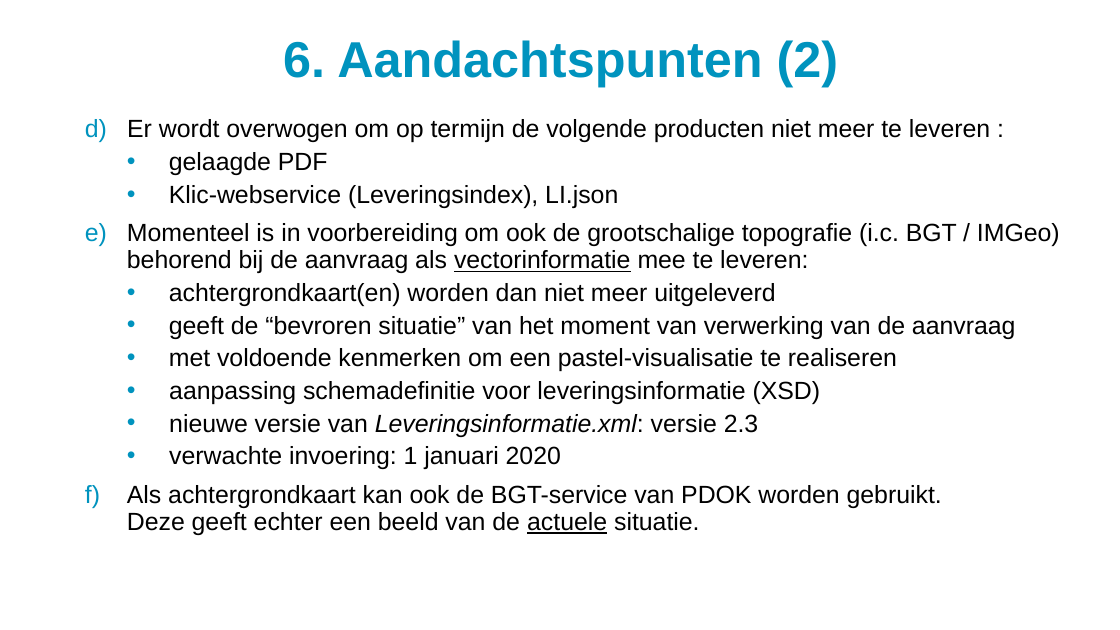
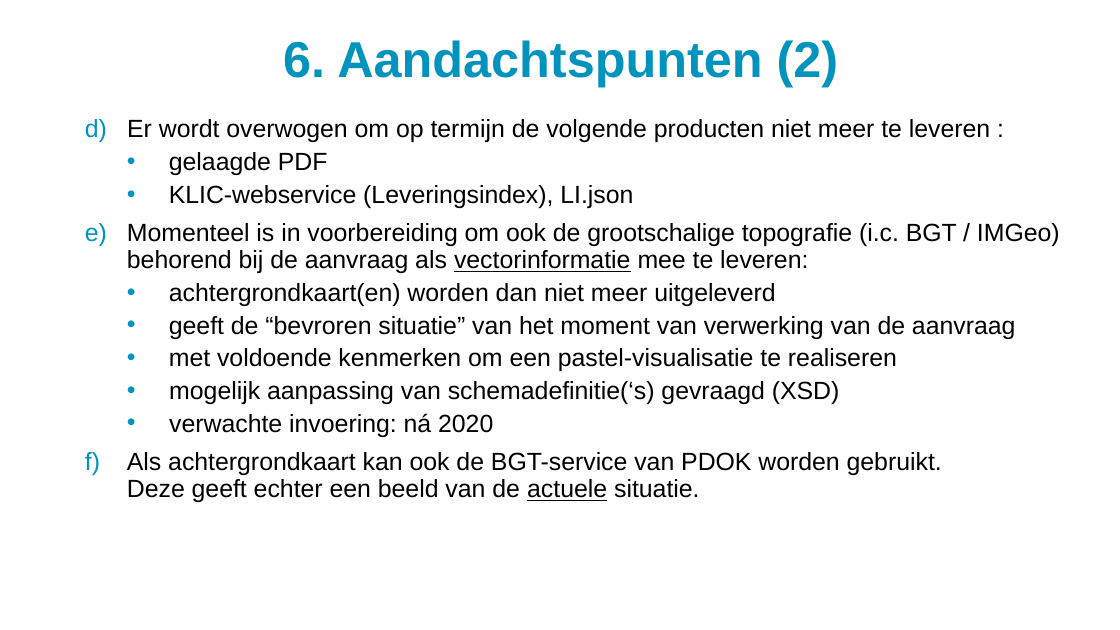
Before and after one commit to kadaster/klic-win, a slide deck: slide 14 of Uitleveren/WIBON levering - producten NA overgangsperiode.ppsx. Drawn at 1120x630 pixels with LibreOffice and Linux fonts; fonts in the diff are those of the drawing; background and template pictures are left out. Boxes give left, top, right and bottom in pixels: in the first picture for what was removed or moved away, otherwise in the second. Text is boxed around its words. In the diff, an @@ line names an element or a change of style, - is before the commit and + after.

```diff
--- a/Uitleveren/WIBON levering - producten NA overgangsperiode.ppsx
+++ b/Uitleveren/WIBON levering - producten NA overgangsperiode.ppsx
@@ text at (x1=169, y1=185, x2=633, y2=208): text changed @@
-  • Klic-webservice (Leveringsindex), LI.json
+  • KLIC-webservice (Leveringsindex), LI.json
@@ text at (x1=169, y1=381, x2=840, y2=437): text changed @@
-  • aanpassing schemadefinitie voor leveringsinformatie (XSD)
-  • nieuwe versie van Leveringsinformatie.xml: versie 2.3
-  • verwachte invoering: 1 januari 2020
+  • mogelijk aanpassing van schemadefinitie(‘s) gevraagd (XSD)
+  • verwachte invoering: ná 2020
```
Also in this commit, not shown: 11 other slides changed, 1 slide removed, 3 other files.
